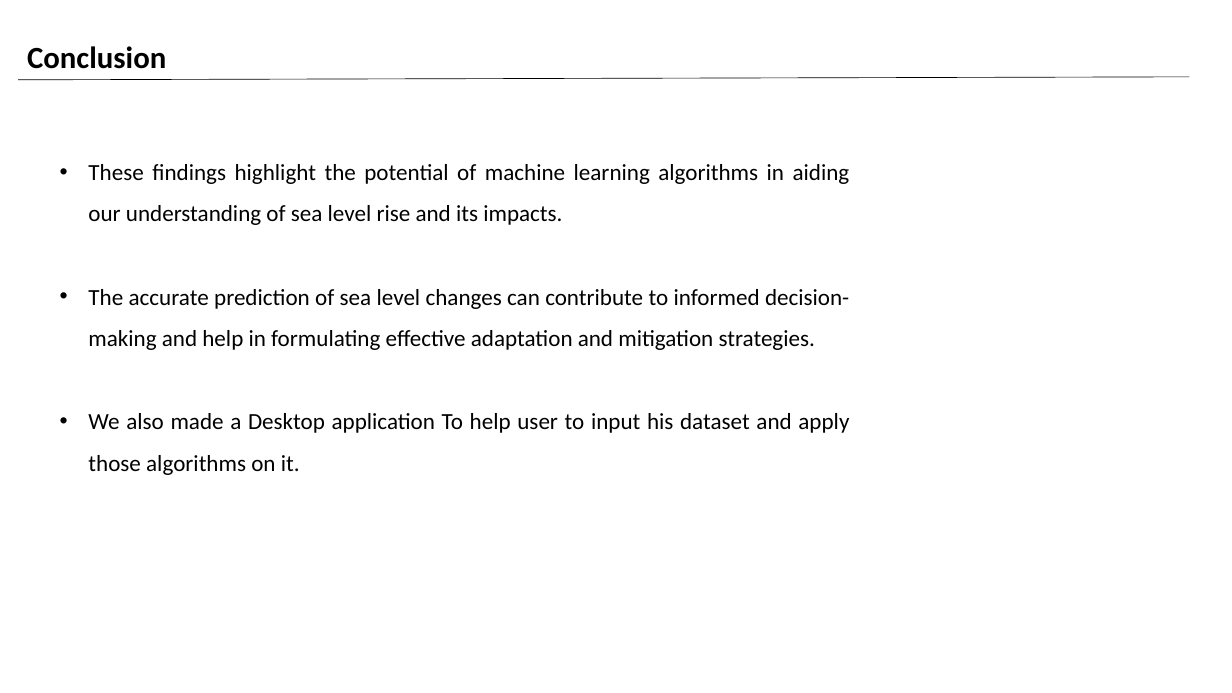
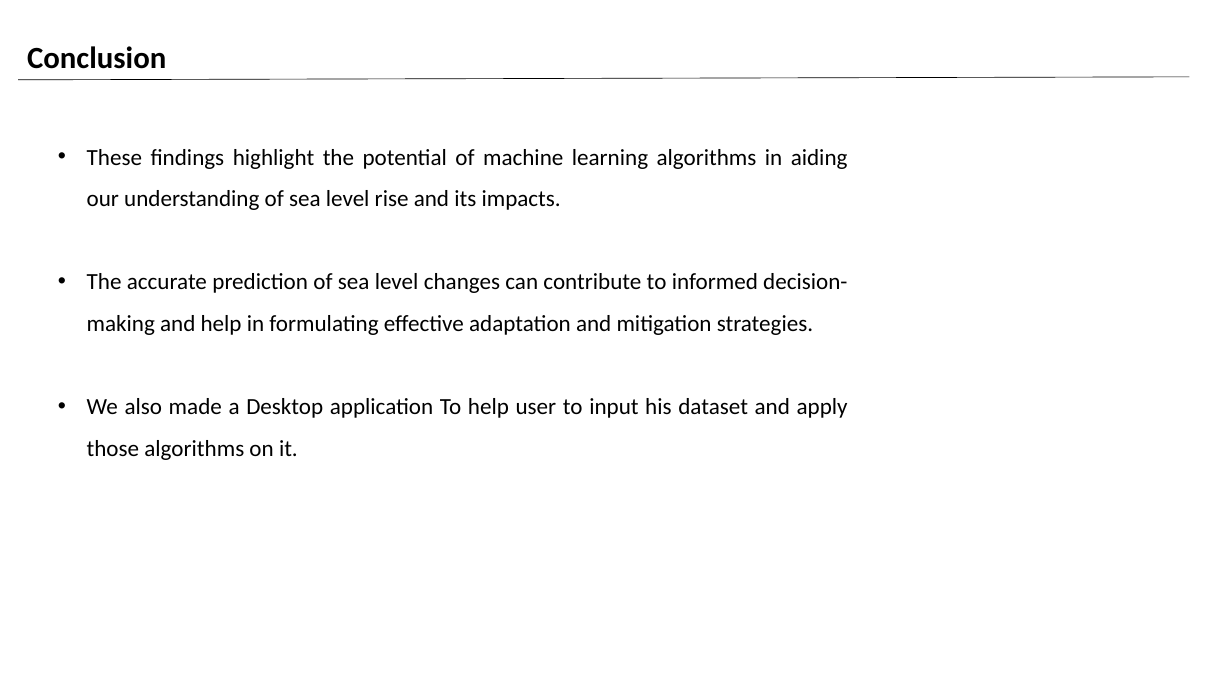
Before and after one commit to Omar0Khaled152001/Sea-Level-Prediction-Sytstem, a slide deck: slide 36 of Sea Level Rise PP.pptx (slide 34 before the commit). Drawn at 1232x693 pixels with LibreOffice and Linux fonts; fonts in the diff are those of the drawing; background and template pictures are left out. Boxes give left, top, right and bottom in pixels: in the first picture for what was removed or moved away, otherwise in the second. Text is boxed around its words. In the diff, an @@ line names an element or a change of style, - is before the commit and + after.

```diff
--- a/Sea Level Rise PP.pptx
+++ b/Sea Level Rise PP.pptx
@@ text "These findings highlight the potential ..." moved from (x1=88, y1=164, x2=850, y2=475) to (x1=87, y1=149, x2=848, y2=460) @@
```
Also in this commit, not shown: 11 other slides changed, 3 slides added, 1 slide removed, 1 other file.
